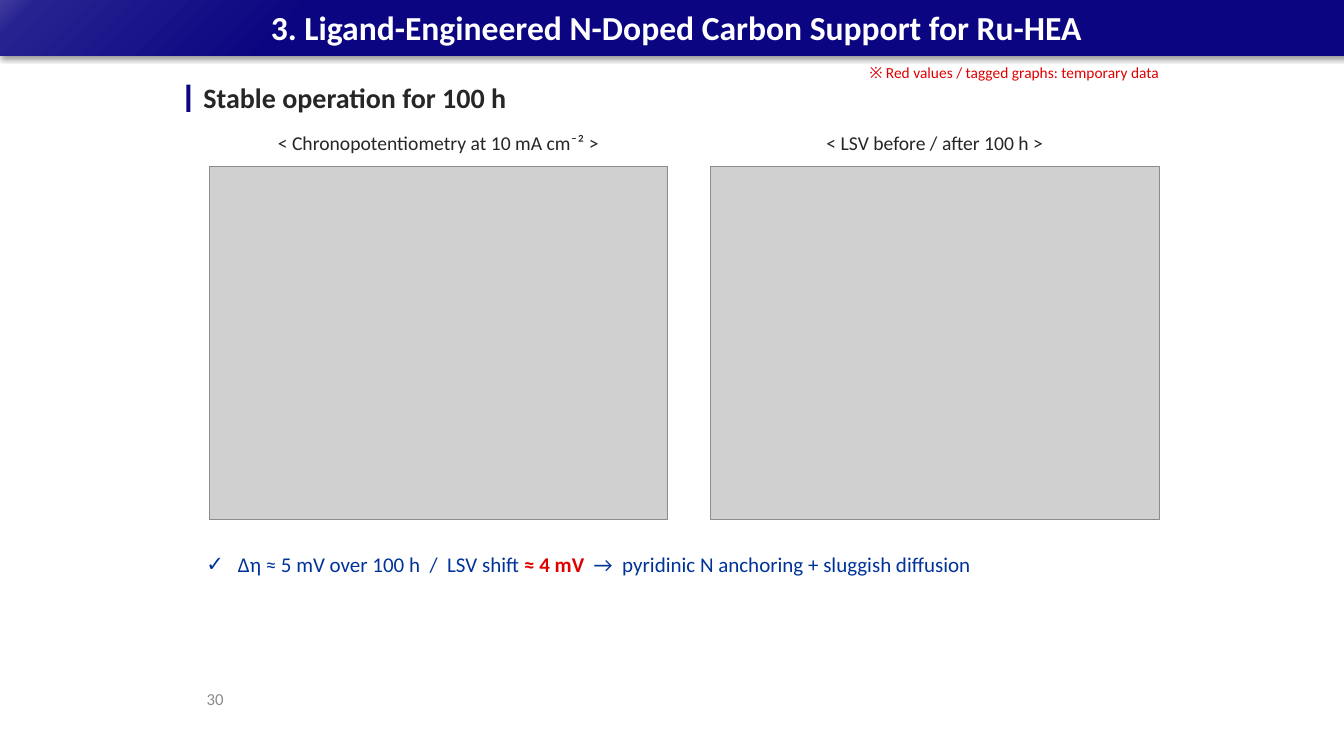
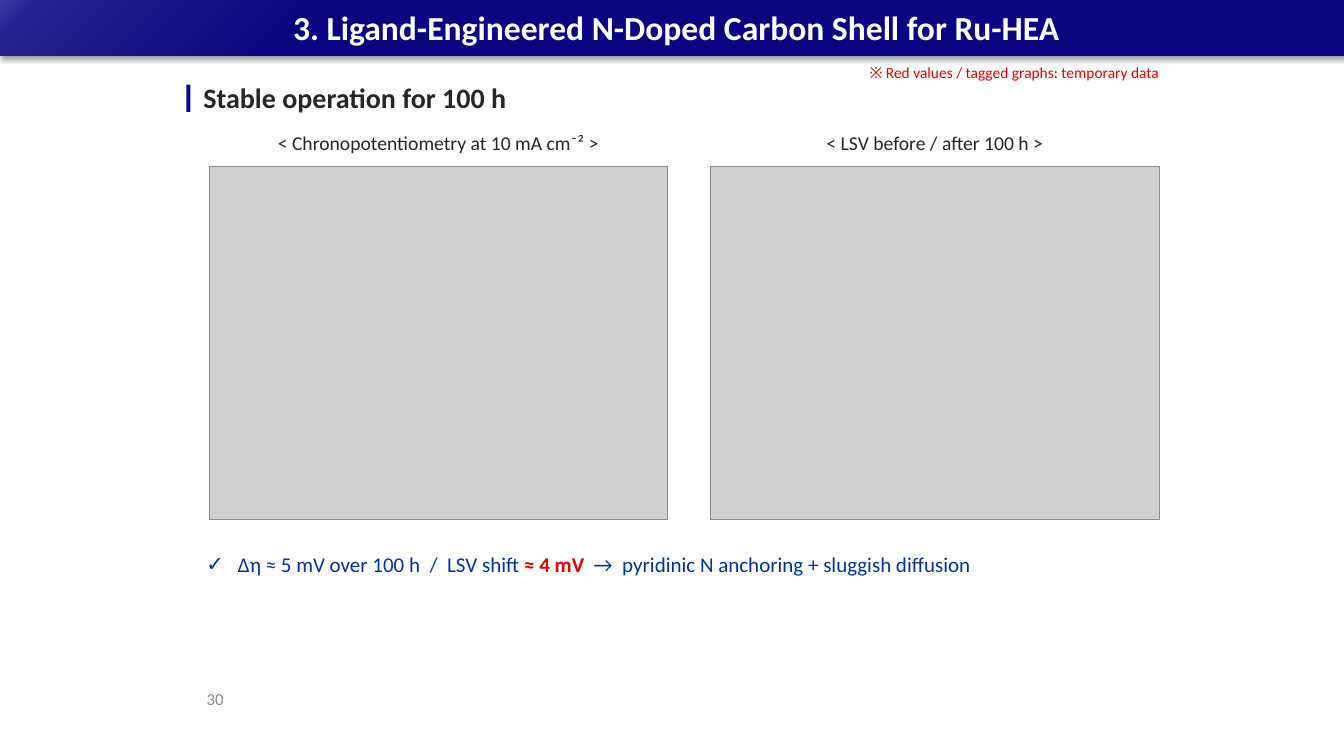
Before and after one commit to limsj0204/letter, a slide deck: slide 30 of 학위논문_디펜스_발표자료.pptx. Drawn at 1344x756 pixels with LibreOffice and Linux fonts; fonts in the diff are those of the drawing; grey boxes stand for pictures. Boxes give left, top, right and bottom in pixels: in the first picture for what was removed or moved away, otherwise in the second. Text is boxed around its words. In the diff, an @@ line names an element or a change of style, - is before the commit and + after.

```diff
--- a/학위논문_디펜스_발표자료.pptx
+++ b/학위논문_디펜스_발표자료.pptx
@@ title at bbox=[293, 16, 1060, 46]: text changed @@
-3. Ligand-Engineered N-Doped Carbon Support for Ru-HEA
+3. Ligand-Engineered N-Doped Carbon Shell for Ru-HEA
```
Also in this commit, not shown: 14 other slides changed, 1 other file.
